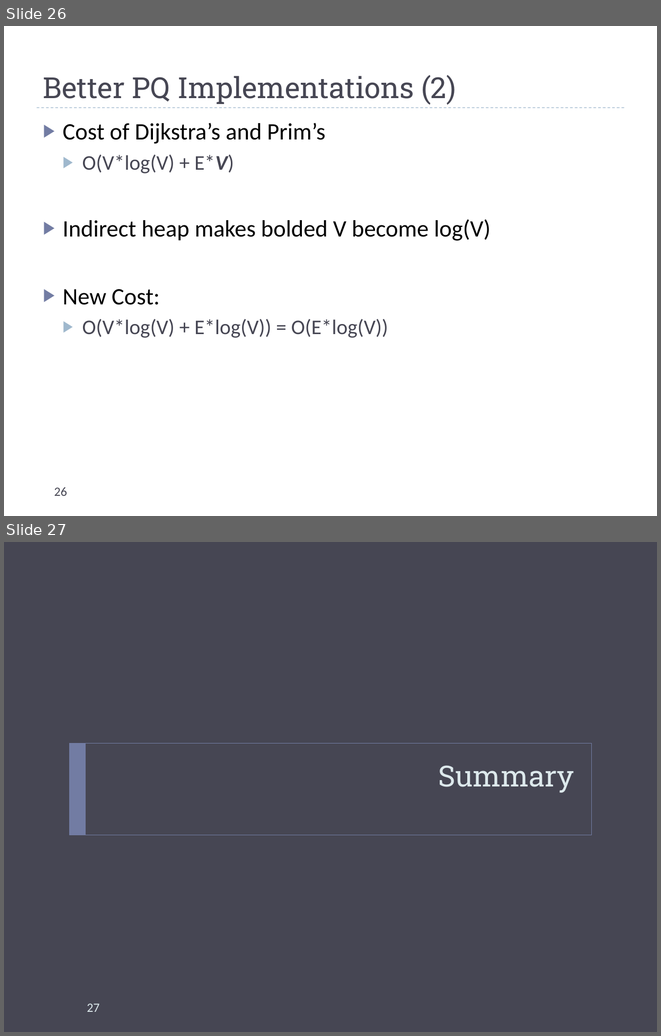
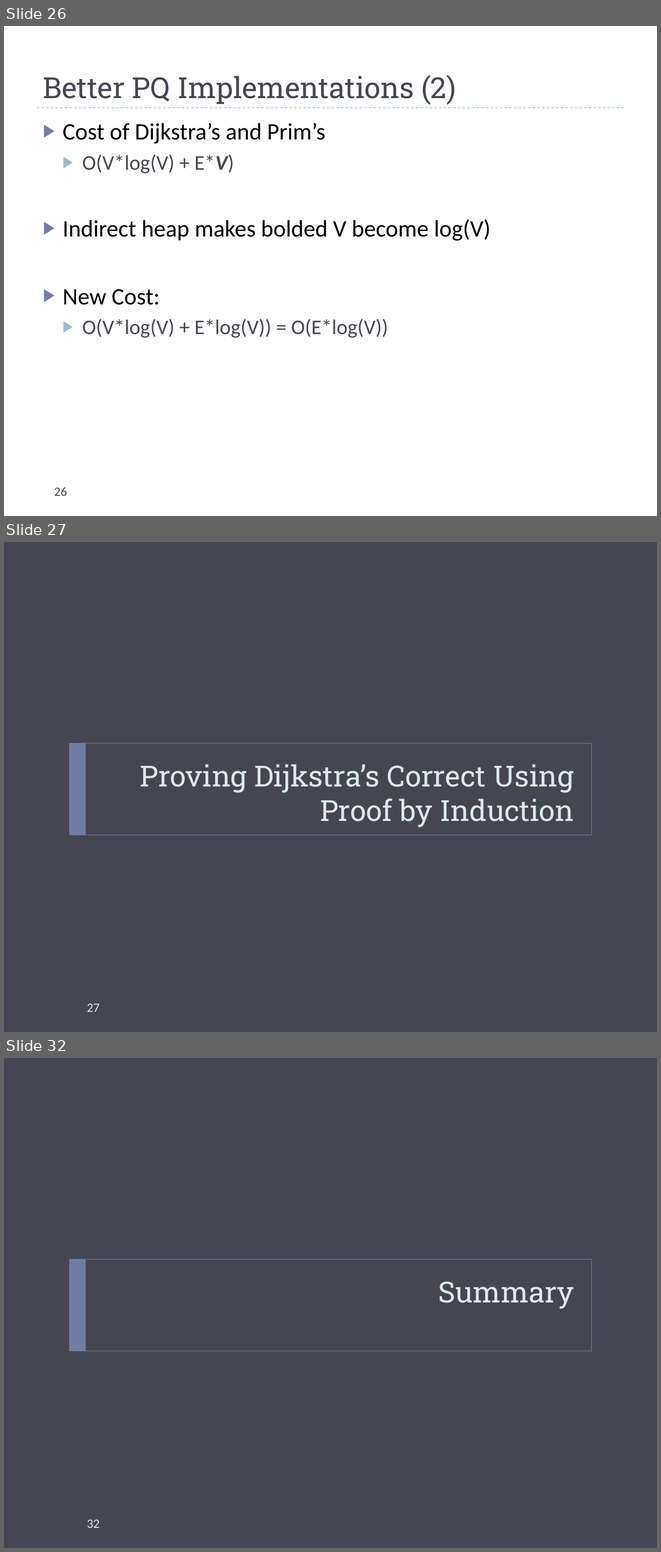
Before and after one commit to uva-cs/cs4102-s22, a slide deck: slides/cs4102_L12-dijstra-and-prim.pptx. Shown one above the other, each under a label of ours: slides 26 and 27 before the commit, slides 26, 27 and 32 after it; the slides between them are not shown. The pictures are 661x1036 and 661x1552 pixels, drawn with LibreOffice and Linux fonts; fonts in the diff are those of the drawing. Boxes give left, top, right and bottom in pixels: in the first picture for what was removed or moved away, otherwise in the second. Text is boxed around its words. In the diff, an @@ line names an element or a change of style, - is before the commit and + after.

```diff
--- a/slides/cs4102_L12-dijstra-and-prim.pptx
+++ b/slides/cs4102_L12-dijstra-and-prim.pptx
@@ slide 27 added at [4, 542, 657, 1032], background #464653; not listed: 2 template elements that a slide beside it also shows @@
@@ title added at [140, 764, 574, 827], 32 pt, text #DDE9EC @@
+Proving Dijkstra’s Correct Using Proof by Induction
@@ page number added at [87, 1003, 99, 1012], 14 pt, text #DDE9EC @@
+27
@@ what was slide 27 is now slide 32 @@
@@ page number at [87, 1519, 99, 1528]: text changed @@
-27
+32
```
Also in this commit, not shown: 1 slide changed, 4 other slides added, 1 other file.
